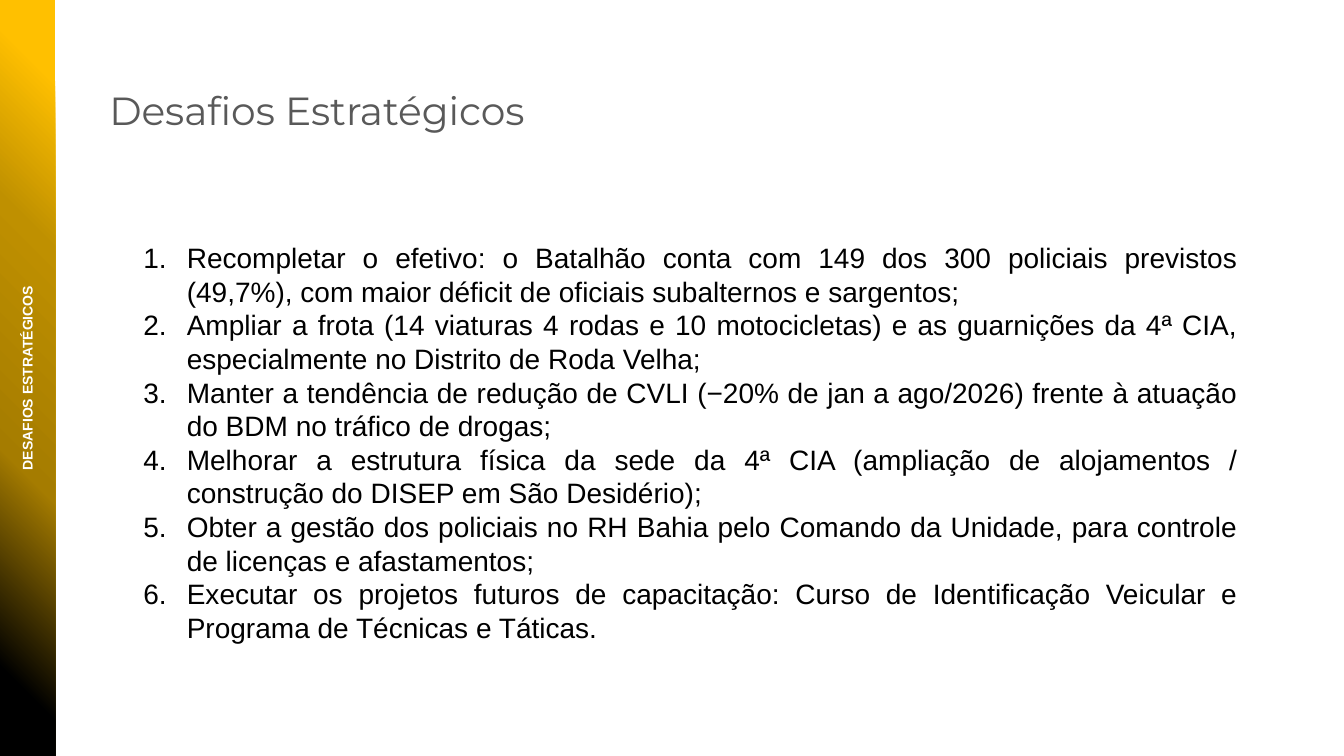
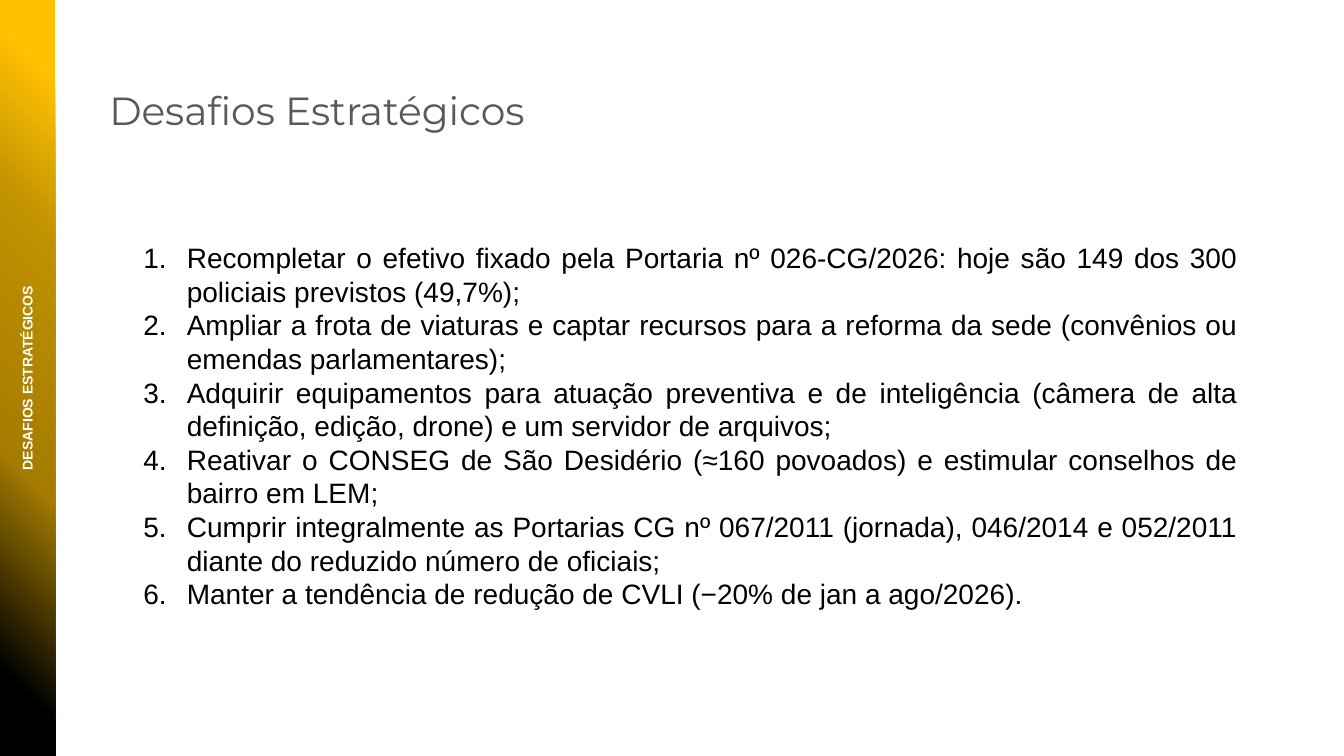
Before and after one commit to niltonbmg/CPOI, a slide deck: slide 22 of apresentacoes/PPMGQ_2026_27BPM.pptx (slide 21 before the commit). Drawn at 1344x756 pixels with LibreOffice and Linux fonts; fonts in the diff are those of the drawing; background and template pictures are left out. Boxes give left, top, right and bottom in pixels: in the first picture for what was removed or moved away, otherwise in the second. Text is boxed around its words. In the diff, an @@ line names an element or a change of style, - is before the commit and + after.

```diff
--- a/apresentacoes/PPMGQ_2026_27BPM.pptx
+++ b/apresentacoes/PPMGQ_2026_27BPM.pptx
@@ text at box(187, 247, 1237, 609): text changed @@
-1. Recompletar o efetivo: o Batalhão conta com 149 dos 300 policiais previstos (49,7%), com maior déficit de oficiais subalternos e sargentos;
-2. Ampliar a frota (14 viaturas 4 rodas e 10 motocicletas) e as guarnições da 4ª CIA, especialmente no Distrito de Roda Velha;
-3. Manter a tendência de redução de CVLI (−20% de jan a ago/2026) frente à atuação do BDM no tráfico de drogas;
-4. Melhorar a estrutura física da sede da 4ª CIA (ampliação de alojamentos / construção do DISEP em São Desidério);
-5. Obter a gestão dos policiais no RH Bahia pelo Comando da Unidade, para controle de licenças e afastamentos;
-6. Executar os projetos futuros de capacitação: Curso de Identificação Veicular e Programa de Técnicas e Táticas.
+1. Recompletar o efetivo fixado pela Portaria nº 026-CG/2026: hoje são 149 dos 300 policiais previstos (49,7%);
+2. Ampliar a frota de viaturas e captar recursos para a reforma da sede (convênios ou emendas parlamentares);
+3. Adquirir equipamentos para atuação preventiva e de inteligência (câmera de alta definição, edição, drone) e um servidor de arquivos;
+4. Reativar o CONSEG de São Desidério (≈160 povoados) e estimular conselhos de bairro em LEM;
+5. Cumprir integralmente as Portarias CG nº 067/2011 (jornada), 046/2014 e 052/2011 diante do reduzido número de oficiais;
+6. Manter a tendência de redução de CVLI (−20% de jan a ago/2026).
```
Also in this commit, not shown: 9 slides added.
